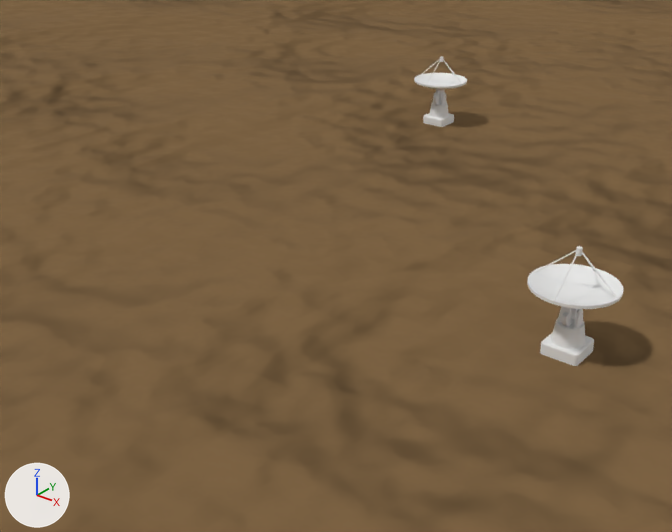
What one commit did to the Blender file blendfiles/Observatory/Observatory.blend.
Rendered twice from a 50 mm camera at (79.1, -85.8, 71.5) aimed at (-11.4, 27.3, 1.4). Every picture has the same lights, and +X, +Y and +Z are marked at lower left. Text is drawn in Blender's own font.

The scene before the commit, as lines of its bpy script (objects in view):
```python
me_ground = bpy.data.meshes.new('Ground')
me_ground.from_pydata(...)  # 128 vertices, 1 face; spans x -4000.0..4000.0, y -4000.0..4000.0, z 0.0
me_ground.materials.append(mat_ground)
me_telescope = bpy.data.meshes.new('Telescope')
me_telescope.from_pydata(...)  # 3753 vertices, 3555 faces; spans x -6.6..6.6, y -6.6..6.6, z 0.0..24.0
me_telescope.materials.append(mat_telescope)  # white #e9e8e7
ob_ground = bpy.data.objects.new('Ground', me_ground)
ob_ground.location = (0.0, 0.0, 0.0)
ob_telescope = bpy.data.objects.new('Telescope', me_telescope)
ob_telescope.location = (0.0, 0.0, 0.0)
ob_telescope_001 = bpy.data.objects.new('Telescope.001', None)
ob_telescope_001.location = (-45.6, 112.4, 0.0)
ob_telescope_001.instance_type = 'COLLECTION'
ob_telescope_001.instance_collection = col_telescope
# also in view: 'Telescope.002' at (31.6, 28.2, 12.0)
```
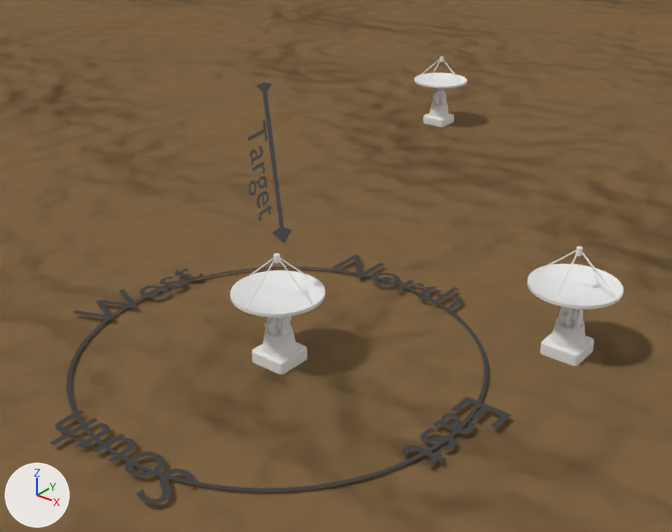
Patch to the scene script:
```diff
--- a/blendfiles/Observatory/Observatory.blend.py
+++ b/blendfiles/Observatory/Observatory.blend.py
@@ txt_text_004 @@
+txt_text_004 = bpy.data.curves.new('Text.004', 'FONT')
+txt_text_004.body = 'Target'
+txt_text_004.materials.append(mat_compass)  # black #444444
+txt_text_004.align_x = 'CENTER'
+txt_text_004.align_y = 'TOP'
+txt_text_004.size = 5.0
@@ txt_text_003 @@
+txt_text_003 = bpy.data.curves.new('Text.003', 'FONT')
+txt_text_003.body = 'West'
+txt_text_003.materials.append(mat_compass)  # black #444444
+txt_text_003.align_x = 'CENTER'
+txt_text_003.align_y = 'CENTER'
+txt_text_003.size = 10.0
@@ txt_text_002 @@
+txt_text_002 = bpy.data.curves.new('Text.002', 'FONT')
+txt_text_002.body = 'South'
+txt_text_002.materials.append(mat_compass)  # black #444444
+txt_text_002.align_x = 'CENTER'
+txt_text_002.align_y = 'CENTER'
+txt_text_002.size = 10.0
@@ txt_text @@
+txt_text = bpy.data.curves.new('Text', 'FONT')
+txt_text.body = 'North'
+txt_text.materials.append(mat_compass)  # black #444444
+txt_text.align_x = 'CENTER'
+txt_text.align_y = 'CENTER'
+txt_text.size = 10.0
@@ txt_text_001 @@
+txt_text_001 = bpy.data.curves.new('Text.001', 'FONT')
+txt_text_001.body = 'East'
+txt_text_001.materials.append(mat_compass)  # black #444444
+txt_text_001.align_x = 'CENTER'
+txt_text_001.align_y = 'CENTER'
+txt_text_001.size = 10.0
@@ ob_targetindicator_label @@
+ob_targetindicator_label = bpy.data.objects.new('TargetIndicator.Label', txt_text_004)
+ob_targetindicator_label.parent = ob_targetindicator_arrow
+ob_targetindicator_label.location = (0.0, 0.0, 30.0)
+ob_targetindicator_label.rotation_euler = (0.0, 1.571, 0.0)  # degrees (0, 90, 0)
@@ ob_targetindicator_arrow @@
+ob_targetindicator_arrow = bpy.data.objects.new('TargetIndicator.Arrow', me_cube)  # 24 vertices, 22 faces; spans x -1.0..1.0, y -1.0..1.0, z -12.0..11.0; in mat_compass (black #444444)
+ob_targetindicator_arrow.location = (0.0, 0.0, 30.0)
+ob_targetindicator_arrow.rotation_euler = (0.122, -0.00342, -0.000419)  # degrees (7, -0.2, -0)
@@ ob_compass_west @@
+ob_compass_west = bpy.data.objects.new('Compass.West', txt_text_003)
+ob_compass_west.parent = ob_compass_circle
+ob_compass_west.location = (-30.0, 0.0, 1.0)
+ob_compass_west.rotation_euler = (0.0, 0.0, -4.712)  # degrees (0, 0, -270)
@@ ob_compass_circle @@
+ob_compass_circle = bpy.data.objects.new('Compass.Circle', me_circle)  # 256 vertices, 128 faces; spans x -30.0..30.0, y -30.0..30.0, z 0.0; in mat_compass (black #444444)
+ob_compass_circle.location = (0.0, 0.0, 0.5)
+ob_compass_circle.rotation_euler = (0.0, 0.0, -3.142)  # degrees (0, 0, -180)
@@ ob_compass_south @@
+ob_compass_south = bpy.data.objects.new('Compass.South', txt_text_002)
+ob_compass_south.parent = ob_compass_circle
+ob_compass_south.location = (0.0, -30.0, 1.0)
+ob_compass_south.rotation_euler = (0.0, 0.0, -3.142)  # degrees (0, 0, -180)
@@ ob_compass_north @@
+ob_compass_north = bpy.data.objects.new('Compass.North', txt_text)
+ob_compass_north.parent = ob_compass_circle
+ob_compass_north.location = (0.0, 30.0, 1.0)
+ob_compass_north.rotation_euler = (0.0, 0.0, -6.283)  # degrees (0, 0, -360)
@@ ob_compass_east @@
+ob_compass_east = bpy.data.objects.new('Compass.East', txt_text_001)
+ob_compass_east.parent = ob_compass_circle
+ob_compass_east.location = (30.0, 0.0, 1.0)
+ob_compass_east.rotation_euler = (0.0, 0.0, -1.571)  # degrees (0, 0, -90)
```

Boxes [x1, y1, x2, y2] around the edits, measured in the pictures (672 x 532 px):
'Telescope', now drawn
    after: [230, 253, 325, 374]
'Compass.Circle', added
    after: [67, 267, 488, 492]
'Compass.South', added
    after: [50, 410, 195, 504]
'Compass.East', added
    after: [401, 397, 511, 466]
'Compass.North', added
    after: [332, 255, 463, 309]
'TargetIndicator.Arrow', added
    after: [257, 82, 292, 243]
'Compass.West', added
    after: [72, 269, 204, 319]
'TargetIndicator.Label', added
    after: [248, 120, 272, 221]
